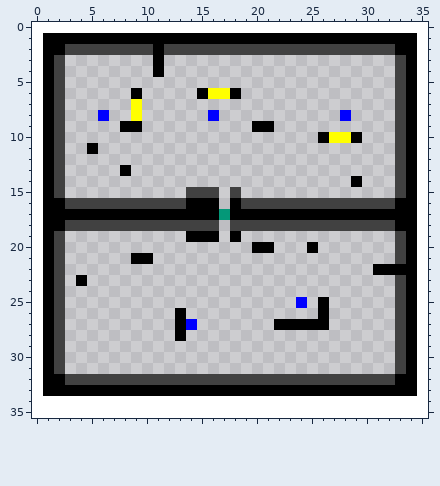
Pixel-art sprite, stored at AridArnold/Content/Campaigns/MainCampaign/Levels/0512.png. That is the earlier state.
The file is 36x36 pixels. Colours within 5 levels of each other are drawn and written as one.
After the commit:
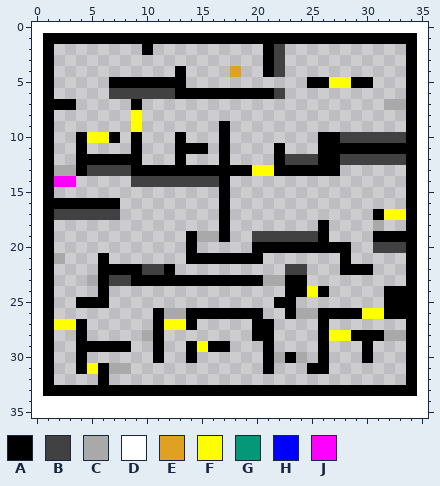
Palette (. is transparent): A #000000  B #404040fd  C #a9a9a9  D #ffffff  E #e0a021  F #ffff00  G #049878  H #0000ff  J #fe00fe
Changes in this commit:
y 2: x 2..21 ABBBBBBBBABBBBBBBBBB -> ........A..........A; x 23..33 BBBBBBBBBBA -> ...........
y 3: x 2 B -> .; x 11 A -> .; x 21..22 .. -> AB; x 33 B -> .
y 4: x 2 B -> .; x 11 A -> .; x 13 . -> A; x 18 . -> E; x 21..22 .. -> AB; x 33 B -> .
y 5: x 2 B -> .; x 7..13 ....... -> AAAAAAA; x 25..30 ...... -> AAFFAA; x 33 B -> .
y 6: x 2 B -> .; x 7..14 ..A..... -> BBBBBBAA; x 16..17 FF -> AA; x 19..22 .... -> AAAB; x 33 B -> .
y 7: x 2..3 B. -> AA; x 9 F -> A; x 32..33 .B -> CC
y 8: x 2 B -> .; x 6 H -> .; x 16 H -> .; x 28 H -> .; x 33 B -> .
y 9: x 2 B -> .; x 8..9 AA -> .F; x 17 . -> A; x 20..21 AA -> ..; x 33 B -> .
y 10: x 2 B -> .; x 4..7 .... -> AFFA; x 9 . -> A; x 13 . -> A; x 17 . -> A; x 27..32 FFA... -> ABBBBB
y 11: x 2 B -> .; x 4..5 .A -> A.; x 9 . -> A; x 13..15 ... -> AAA; x 17 . -> A; x 22 . -> A; x 26..33 .......B -> AAAAAAAA
y 12: x 2 B -> .; x 4..9 ...... -> AAAAAA; x 13 . -> A; x 17 . -> A; x 22..32 ........... -> ABBBAABBBBB
y 13: x 2..27 B.....A................... -> CCABBBBAAAAAAAAAAAFFAAAAAA; x 33 B -> .
y 14: x 2..3 B. -> JJ; x 9..17 ......... -> BBBBBBBBA; x 29 A -> .; x 33 B -> .
y 15: x 2 B -> .; x 14..18 BBB.B -> ...A.; x 33 B -> .
y 16: x 3..33 BBBBBBBBBBBAAA.ABBBBBBBBBBBBBBA -> AAAAA.........A................
y 17: x 2..30 AAAAAAAAAAAAAAAGAAAAAAAAAAAAA -> BBBBBB.........A.............; x 32..33 AA -> FF
y 18: x 2..33 ABBBBBBBBBBBBBB.BBBBBBBBBBBBBBBA -> ...............A........A....C..
y 19: x 2 B -> .; x 15..18 AA.A -> CCA.; x 20..26 ....... -> BBBBBBA; x 31..33 ..B -> AAA
y 20: x 2 B -> .; x 14 . -> A; x 22..24 ... -> AAA; x 26..28 ... -> AAA; x 31..32 .. -> BB
y 21: x 2 B -> C; x 6 . -> A; x 9..10 AA -> ..; x 14..20 ....... -> AAAAAAA; x 28 . -> A; x 33 B -> .
y 22: x 2 B -> .; x 6..12 ....... -> AAAABBA; x 23..24 .. -> BB; x 28..33 ...AAA -> AAA...
y 23: x 2 B -> .; x 4..24 A.................... -> .CABBAAAAAAAAAAAACCAA; x 33 B -> .
y 24: x 2 B -> .; x 6 . -> A; x 23..26 .... -> AAFA; x 32..33 .B -> AA
y 25: x 2 B -> .; x 4..6 ... -> AAA; x 22..24 ..H -> AA.; x 26 A -> .; x 32..33 .B -> AA
y 26: x 2 B -> .; x 11..20 ..A....... -> ACCAAAAAAA; x 23..25 ... -> ACC; x 27..33 ......B -> AAAFFAA
y 27: x 2..4 B.. -> FFA; x 11..14 ..AH -> AFFA; x 20..25 ..AAAA -> AA....; x 33 B -> .
y 28: x 2 B -> .; x 4 . -> A; x 10..11 .. -> CA; x 13 A -> .; x 20..21 .. -> AA; x 26..33 .......B -> AFFAAACC
y 29: x 2 B -> .; x 4..8 ..... -> AAAAA; x 11 . -> A; x 14..17 .... -> AFAA; x 21 . -> A; x 26 . -> A; x 30 . -> A; x 33 B -> .
y 30: x 2 B -> .; x 4 . -> A; x 11 . -> A; x 14 . -> A; x 21..24 .... -> ACAC; x 26 . -> A; x 30 . -> A; x 33 B -> .
y 31: x 2 B -> .; x 4..8 ..... -> AFACC; x 21 . -> A; x 25..26 .. -> AA; x 33 B -> .
y 32: x 2..33 ABBBBBBBBBBBBBBBBBBBBBBBBBBBBBBA -> ....A...........................
Pixel boxes of the changes (left, top, right, bottom) in both pictures:
changed: (54, 44, 406, 385)
